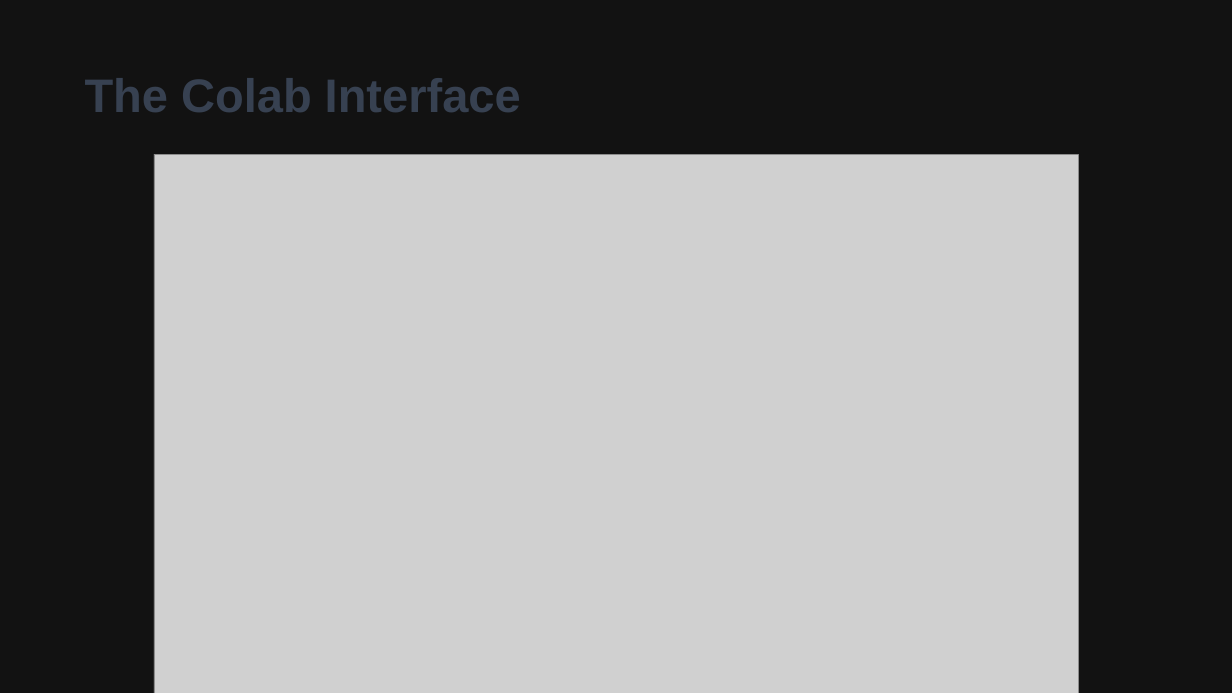
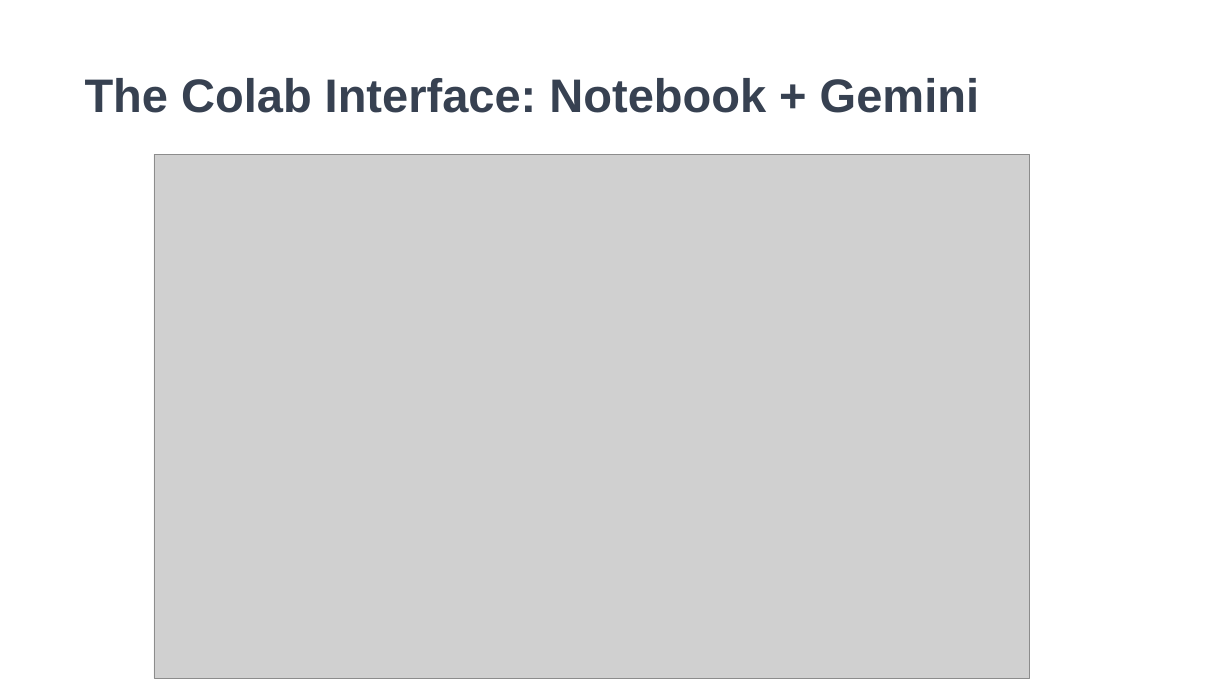
Before and after one commit to kerryback/mgmt675, a slide deck: slide 8 of colab.pptx (slide 9 before the commit). Drawn at 1232x693 pixels with LibreOffice and Linux fonts; fonts in the diff are those of the drawing; grey boxes stand for pictures. Boxes give left, top, right and bottom in pixels: in the first picture for what was removed or moved away, otherwise in the second. Text is boxed around its words. In the diff, an @@ line names an element or a change of style, - is before the commit and + after.

```diff
--- a/colab.pptx
+++ b/colab.pptx
@@ rectangle at (0,0,1232,693): fill #121212 to #FFFFFF @@
@@ text at (85,78,979,113): text changed @@
-The Colab Interface
+The Colab Interface: Notebook + Gemini
@@ picture: place and size @@
-picture at (154,154,1078,693)
+picture at (154,154,1029,678)
```
Also in this commit, not shown: 27 other slides changed, 1 other file.
